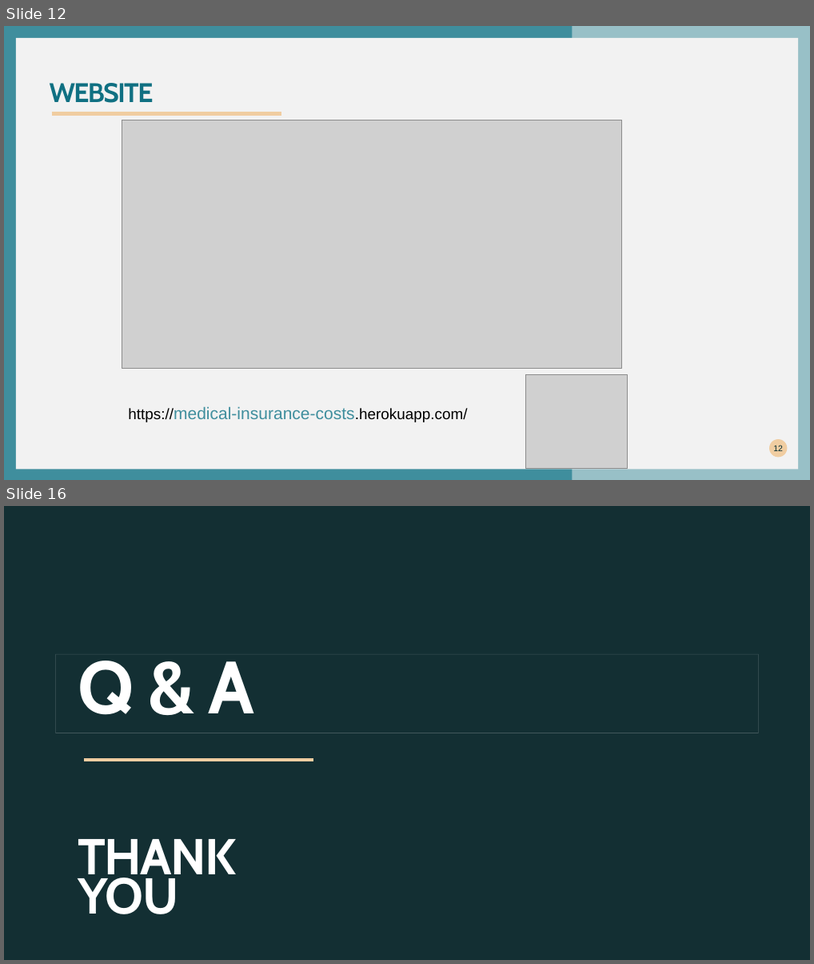
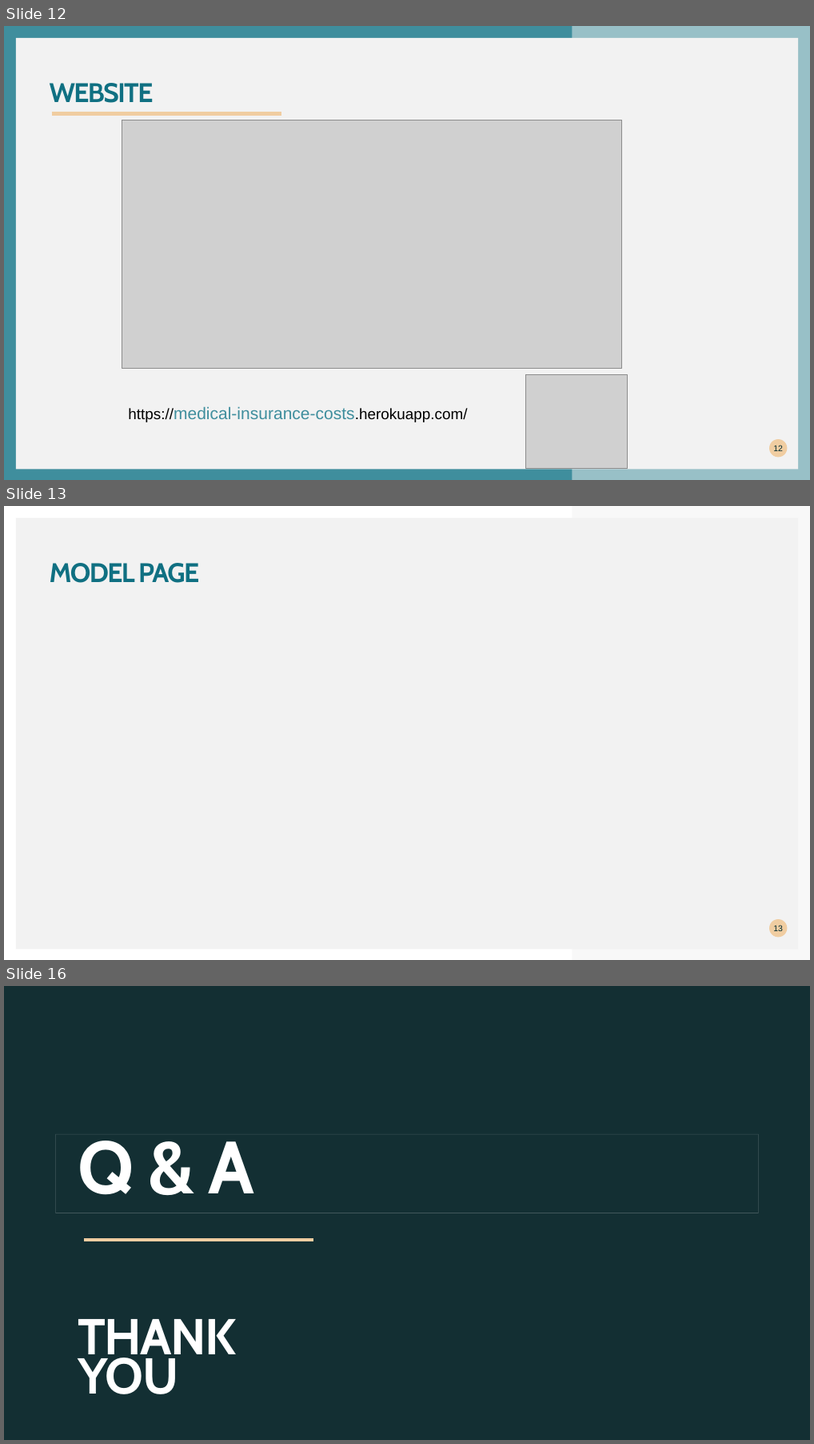
Before and after one commit to khutula/Medical-Insurance-Costs, a slide deck: documents/Medical Insurance Cost.pptx. Shown one above the other, each under a label of ours: slides 12 and 16 before the commit, slides 12, 13 and 16 after it; the slides between them are not shown. The pictures are 814x964 and 814x1444 pixels, drawn with LibreOffice and Linux fonts; fonts in the diff are those of the drawing; grey boxes stand for pictures; background and template pictures are left out. Boxes give left, top, right and bottom in pixels: in the first picture for what was removed or moved away, otherwise in the second. Text is boxed around its words. In the diff, an @@ line names an element or a change of style, - is before the commit and + after.

```diff
--- a/documents/Medical Insurance Cost.pptx
+++ b/documents/Medical Insurance Cost.pptx
@@ slide 13 added at (x1=4, y1=506, x2=810, y2=960), background #FFFFFF; not listed: 2 template elements that a slide beside it also shows @@
@@ title added at (x1=50, y1=563, x2=199, y2=583), 32 pt, text #107082, bold @@
+MODEL PAGE
@@ page number added at (x1=770, y1=919, x2=788, y2=937), fill #F0CDA1, 10 pt, text #00292E @@
+13
```
Also in this commit, not shown: 8 slides changed, 1 other slide added, 2 slides removed.
